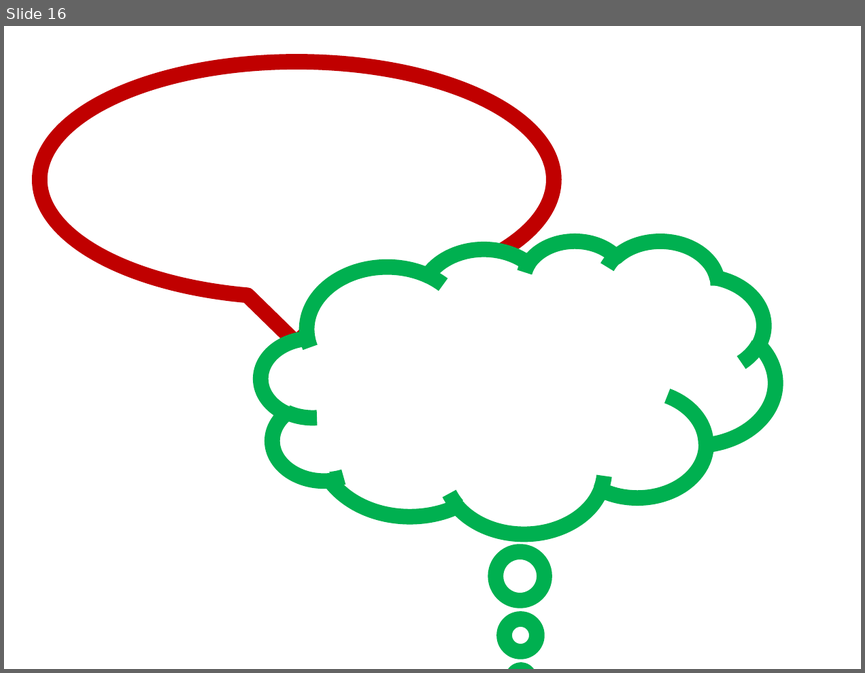
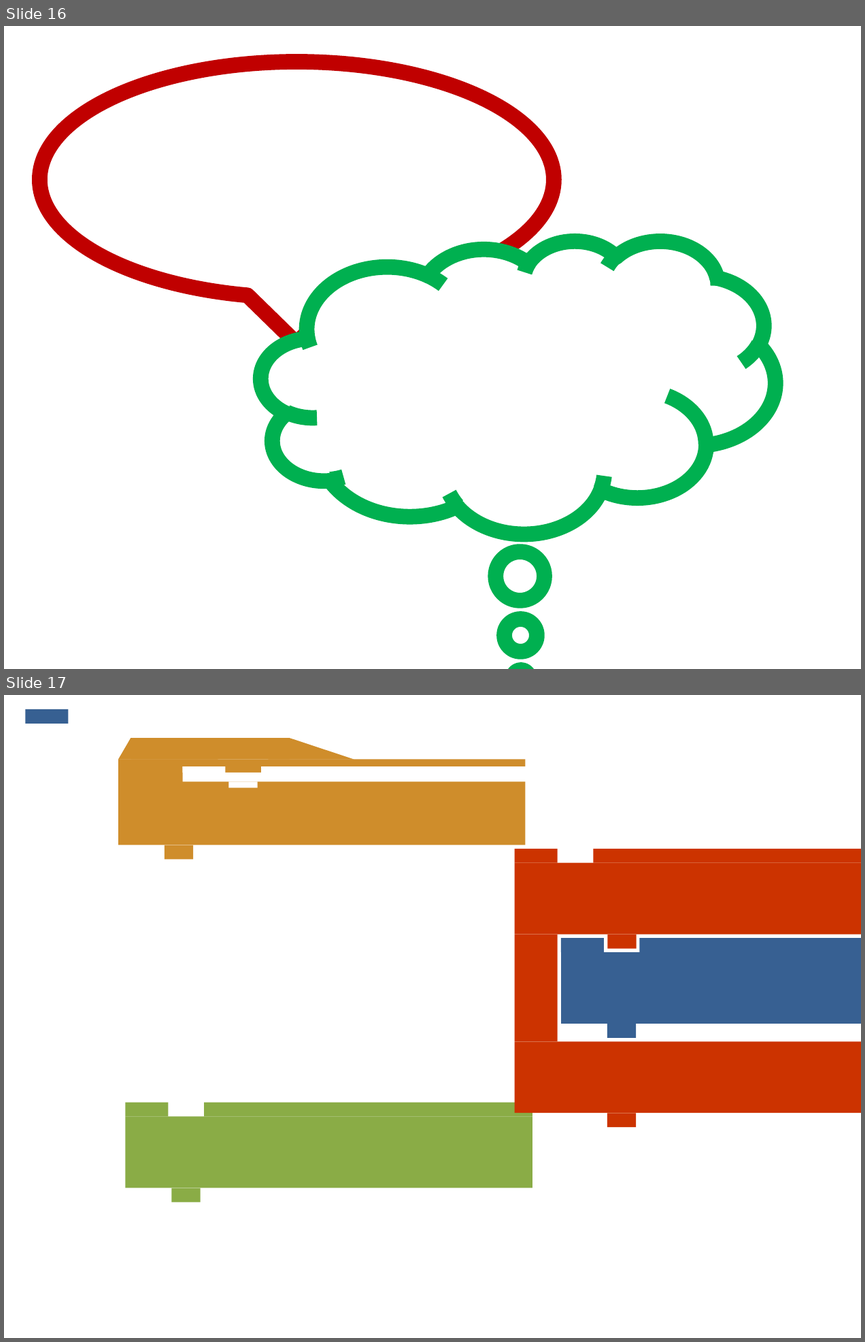
Before and after one commit to karmakomik/programming-tutoring-env, a slide deck: HMSWebTest-Pen/Assets/Images/hmsgraphics.pptx. Shown one above the other, each under a label of ours: slide 16 before the commit, slides 16 and 17 after it. The pictures are 865x673 and 865x1342 pixels, drawn with LibreOffice and Linux fonts; fonts in the diff are those of the drawing; grey boxes stand for pictures. Boxes give left, top, right and bottom in pixels: in the first picture for what was removed or moved away, otherwise in the second. Text is boxed around its words. In the diff, an @@ line names an element or a change of style, - is before the commit and + after.

```diff
--- a/HMSWebTest-Pen/Assets/Images/hmsgraphics.pptx
+++ b/HMSWebTest-Pen/Assets/Images/hmsgraphics.pptx
@@ slide 17 added at <box>4,695,861,1338</box>, background #FFFFFF @@
@@ rectangle added at <box>26,709,68,724</box>, fill #376092 @@
@@ triangle added at <box>118,738,218,759</box>, fill #CF8D2B @@
@@ rectangle added at <box>130,738,290,759</box>, fill #CF8D2B @@
@@ triangle added at <box>268,738,354,759</box>, fill #CF8D2B @@
@@ rectangle added at <box>118,759,525,845</box>, fill #CF8D2B @@
@@ group added at <box>182,766,589,787</box>: 4 rectangles @@
@@ rectangle added at <box>164,845,193,860</box>, fill #CF8D2B @@
@@ group added at <box>515,849,861,949</box>: 4 rectangles @@
@@ rectangle added at <box>515,934,558,1041</box>, fill #CC3300 @@
@@ group added at <box>561,938,861,1038</box>: 4 rectangles @@
@@ rectangle added at <box>515,1041,861,1113</box>, fill #CC3300 @@
@@ rectangle added at <box>126,1102,169,1117</box>, fill #8AAC46 @@
@@ rectangle added at <box>204,1102,532,1117</box>, fill #8AAC46 @@
@@ rectangle added at <box>126,1117,532,1187</box>, fill #8AAC46 @@
@@ rectangle added at <box>607,1113,636,1127</box>, fill #CC3300 @@
@@ rectangle added at <box>171,1187,201,1202</box>, fill #8AAC46 @@
```
Also in this commit, not shown: 1 slide removed, 26 other files.
